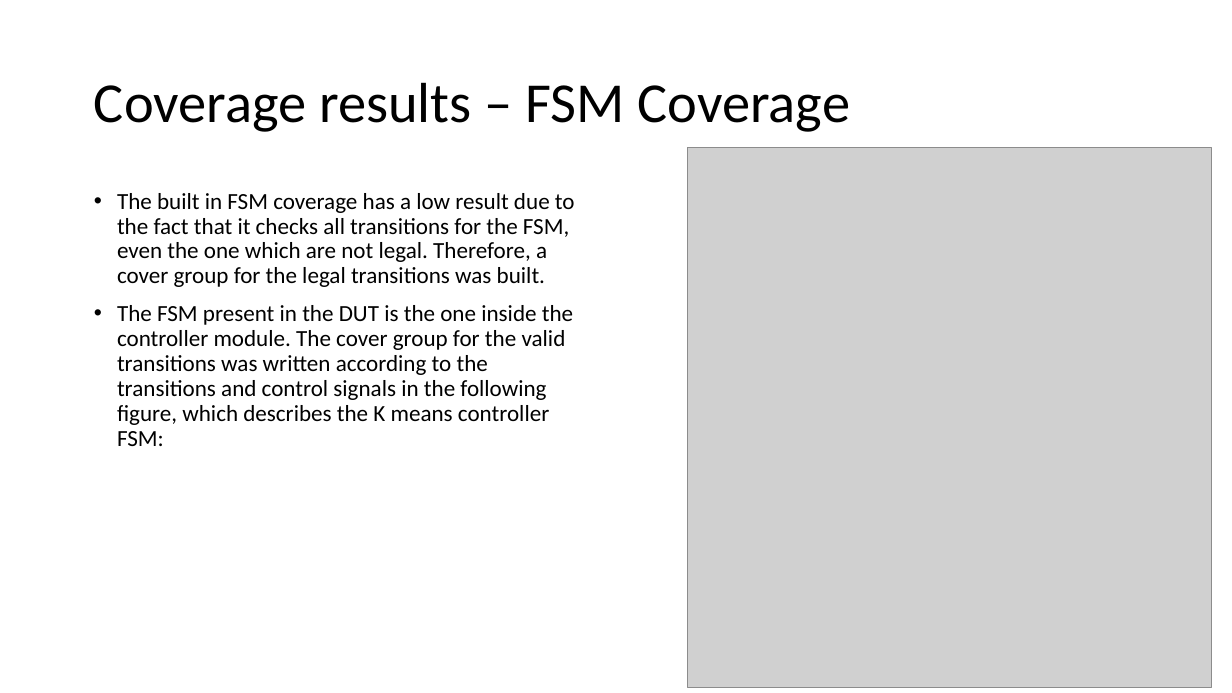
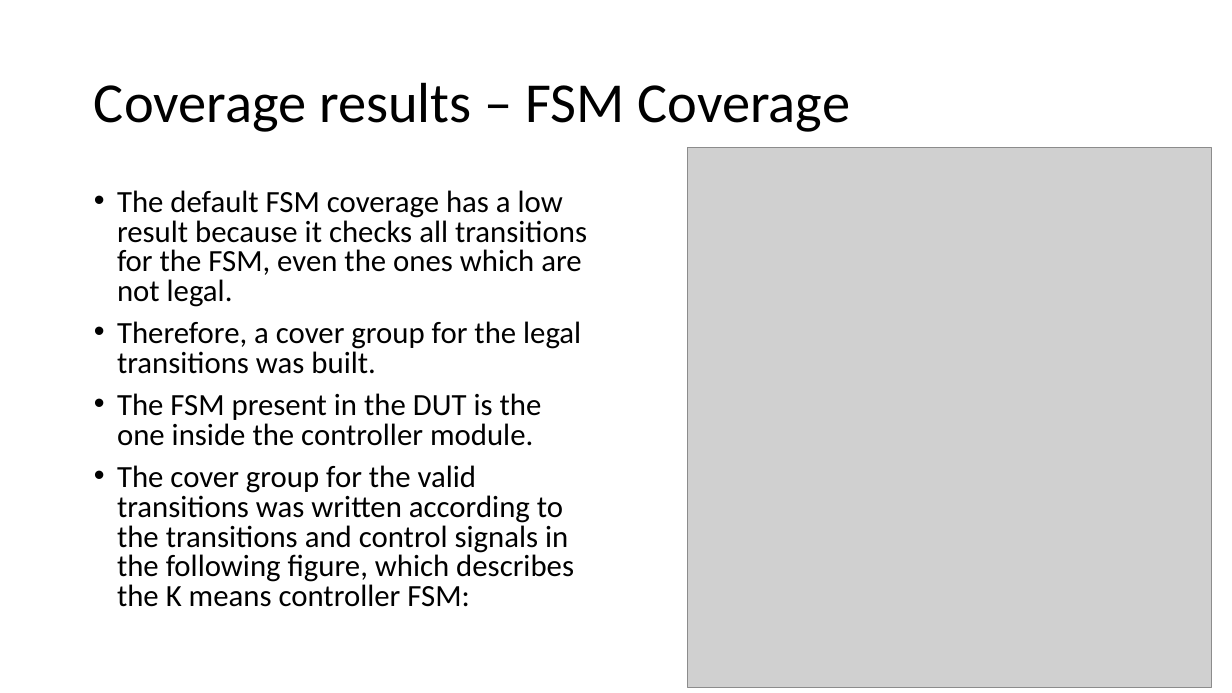
Before and after one commit to liotahuf/UVM_project, a slide deck: slide 40 of Final presentation.pptx. Drawn at 1232x693 pixels with LibreOffice and Linux fonts; fonts in the diff are those of the drawing; grey boxes stand for pictures. Boxes give left, top, right and bottom in pixels: in the first picture for what was removed or moved away, otherwise in the second. Text is boxed around its words. In the diff, an @@ line names an element or a change of style, - is before the commit and + after.

```diff
--- a/Final presentation.pptx
+++ b/Final presentation.pptx
@@ text at bbox=[117, 190, 587, 607]: text changed; size 18 to 24 pt @@
-• The built in FSM coverage has a low result due to the fact that it checks all transitions for the FSM, even the one which are not legal. Therefore, a cover group for the legal transitions was built.
-• The FSM present in the DUT is the one inside the controller module. The cover group for the valid transitions was written according to the transitions and control signals in the following figure, which describes the K means controller FSM:
+• The default FSM coverage has a low result because it checks all transitions for the FSM, even the ones which are not legal.
+• Therefore, a cover group for the legal transitions was built.
+• The FSM present in the DUT is the one inside the controller module.
+• The cover group for the valid transitions was written according to the transitions and control signals in the following figure, which describes the K means controller FSM:
```
Also in this commit, not shown: 14 other slides changed.
